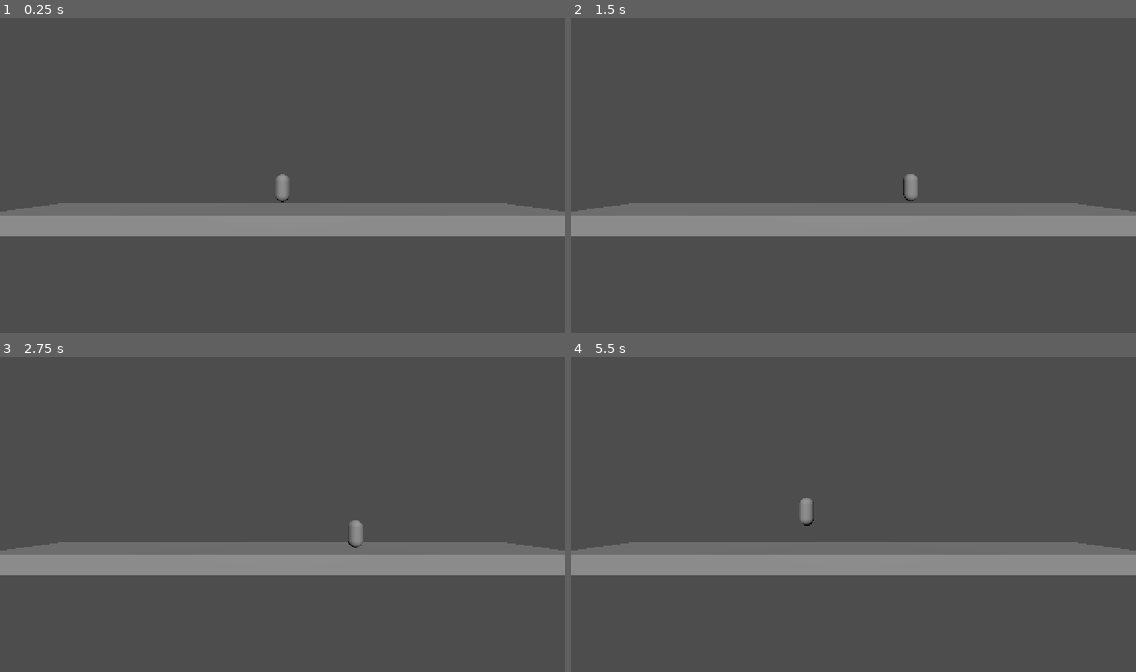
Above: before the commit, frames 1-4 (two rows, left to right).
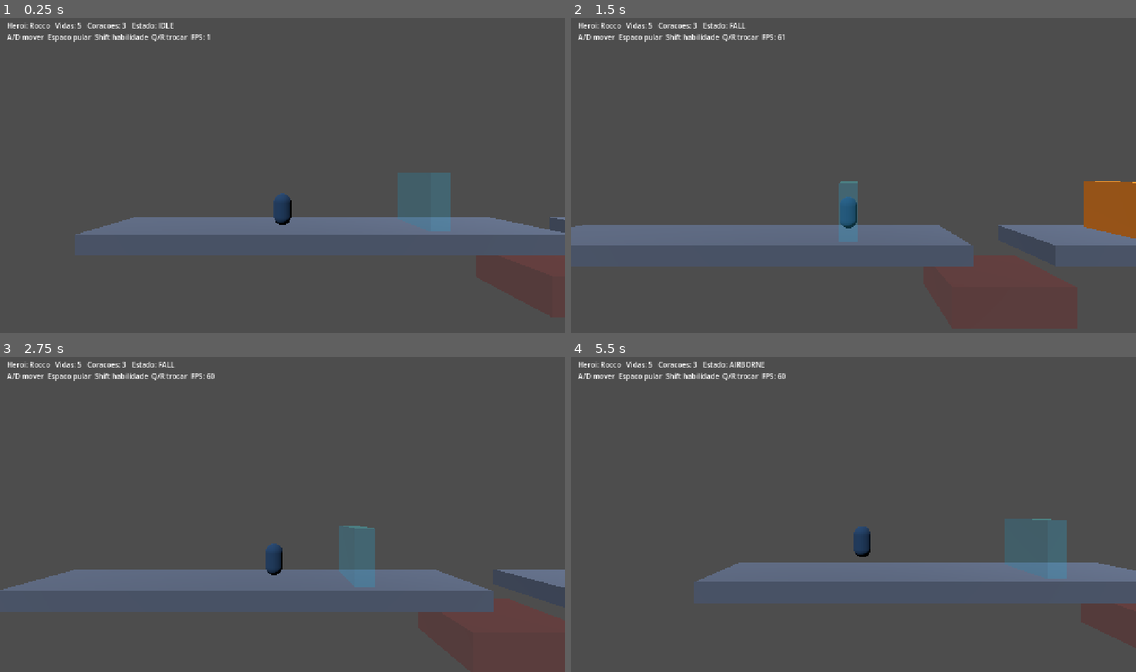
Above: after the commit, the same moments.

Repository: MayconMeneses/Nebulance
Game: Godot game, scene res://tests/scenes/playground.tscn
The game is run twice, just before and just after one commit, with the same random seed, the same clock (stepped at 60 frames per second) and the same inputs. Before the commit the project starts from res://tests/scenes/test_platform_scene.tscn.
Inputs:
- Up to frame 1 (0.25 s): no input
- Up to frame 2 (1.5 s): hold D (move_right) 0.53-1.28 s; hold Shift (special) 0.53-1.28 s; tap Space (jump) at 0.77, 0.8, 1.07, 1.35 s; hold A (move_left) from 1.28 s (still down)
- Up to frame 3 (2.75 s): tap Space (jump) at 1.52, 1.82 s; tap Shift (special) at 1.55 s; release A (move_left) at 2.03 s; hold D (move_right) from 2.03 s (still down); hold Space (jump) from 2.03 s (still down); tap E (interact) at 2.1 s
- Up to frame 4 (5.5 s): release Space (jump) at 2.78 s; tap Shift (special) at 2.85, 4.55 s; tap Space (jump) at 3.02, 3.32, 4.52, 4.82, 5.3 s; release D (move_right) at 3.53 s; hold Space (jump) 3.53-4.28 s; hold A (move_left) from 3.53 s (still down); tap R (swap_next) at 3.6 s; tap Q (swap_prev) at 4.35 s; hold Shift (special) from 5.03 s (still down)

The runs differ from the first frame. In frame 1, 13% of the frame differs, in the area x 0-100%, y 1-76%; in frame 2, 16%, in the area x 0-100%, y 1-79%; in frame 3, 16%; in frame 4, 15%.

Commit message:
Playground jogavel, benchmark, teste de alvo nao marcado e documentacao da Fase 2

Diff:
--- /dev/null
+++ b/game/actors/shared/placeholder_visual.gd
@@ -0,0 +1,27 @@
+class_name PlaceholderVisual
+extends Node3D
+## Visual PROVISORIO dos herois (capsula colorida pela paleta do PDF). Sera trocado pelos modelos 3D.
+
+const COLORS: Dictionary = {
+	&"rocco": Color("1C416B"),
+	&"zuri": Color("52368A"),
+	&"pipa": Color("F2EDE2"),
+}
+
+var _mesh: MeshInstance3D
+var _material: StandardMaterial3D
+
+
+func _init() -> void:
+	_mesh = MeshInstance3D.new()
+	_mesh.mesh = CapsuleMesh.new()
+	_material = StandardMaterial3D.new()
+	_mesh.material_override = _material
+	add_child(_mesh)
+
+
+func show_hero(profile: HeroProfile) -> void:
+	var capsule := _mesh.mesh as CapsuleMesh
+	capsule.radius = profile.capsule_radius
+	capsule.height = profile.capsule_height
+	_material.albedo_color = COLORS.get(profile.hero_id, Color.WHITE)
--- a/project.godot
+++ b/project.godot
@@ -6,7 +6,7 @@
 [application]
 
 config/name="NEBULANCE: As Sementes do Colapso"
-run/main_scene="res://tests/scenes/test_platform_scene.tscn"
+run/main_scene="res://tests/scenes/playground.tscn"
 config/features=PackedStringArray("4.7", "GL Compatibility")
 
 [audio]
--- a/tests/run_tests.gd
+++ b/tests/run_tests.gd
@@ -5,7 +5,7 @@
 
 const SUITES: Array[String] = [
 	"suite_foundation", "asset_pipeline_checks", "skills_checks",
-	"suite_controller", "suite_swap", "suite_abilities", "suite_vitals", "suite_camera",
+	"suite_controller", "suite_swap", "suite_abilities", "suite_vitals", "suite_camera", "suite_playground",
 ]
 
 var _failures: int = 0
--- /dev/null
+++ b/tests/scenes/playground.gd
@@ -0,0 +1,146 @@
+extends Node3D
+## Cena de playtest do nucleo de controles (graybox). Teclado/gamepad via InputMap.
+## Modo benchmark: executavel com  -- --bench  (entrada roteirizada; grava e imprime FPS).
+
+const DATA: String = "res://game/actors/data/"
+const BENCH_WARMUP: float = 2.0
+const BENCH_SECONDS: float = 15.0
+
+var rig: TrioRig
+var _label: Label
+var _visual: PlaceholderVisual
+var _bench: bool = false
+var _bench_time: float = 0.0
+var _frame_times: PackedFloat32Array = PackedFloat32Array()
+var _script_input: ScriptedInput = ScriptedInput.new()
+
+
+func _ready() -> void:
+	_bench = "--bench" in OS.get_cmdline_user_args()
+	_build_level()
+	_build_rig()
+	var cam := SideCamera.new()
+	cam.target = rig.body
+	cam.position = Vector3(0.0, 3.0, 12.0)
+	add_child(cam)
+	var sun := DirectionalLight3D.new()
+	sun.rotation_degrees = Vector3(-50.0, -30.0, 0.0)
+	add_child(sun)
+	var layer := CanvasLayer.new()
+	_label = Label.new()
+	_label.position = Vector2(16.0, 12.0)
+	layer.add_child(_label)
+	add_child(layer)
+
+
+func _process(delta: float) -> void:
+	_label.text = "Heroi: %s   Vidas: %d   Coracoes: %d   Estado: %s\nA/D mover  Espaco pular  Shift habilidade  Q/R trocar  FPS: %d" % [
+			rig.body.profile.display_name, rig.vitals.lives, rig.vitals.hearts,
+			MovementState.State.keys()[rig.body.state], Engine.get_frames_per_second()]
+	if _bench:
+		_run_bench(delta)
+
+
+func _build_rig() -> void:
+	rig = TrioRig.new()
+	var profiles: Array[HeroProfile] = []
+	for id in ["rocco", "zuri", "pipa"]:
+		profiles.append(load(DATA + id + ".tres") as HeroProfile)
+	rig.profiles = profiles
+	rig.difficulty = load(DATA + "difficulty_adventure.tres") as DifficultyProfile
+	rig.use_input_reader = not _bench
+	rig.position = Vector3(0.0, 1.0, 0.0)
+	add_child(rig)
+	_visual = PlaceholderVisual.new()
+	rig.body.add_child(_visual)
+	_visual.show_hero(profiles[0])
+	rig.hero_changed.connect(_visual.show_hero)
+	if _bench:
+		rig.body.intent_provider = _script_input.read
+
+
+func _build_level() -> void:
+	_box(Vector3(2.0, -0.5, 0.0), Vector3(24.0, 1.0, 4.0))
+	_box(Vector3(40.0, -0.5, 0.0), Vector3(44.0, 1.0, 4.0))
+	_zone(PhysicsLayers.ABYSS, Vector3(16.0, -3.0, 0.0), Vector3(6.0, 2.0, 4.0), Color(0.6, 0.0, 0.0, 0.3))
+	_zone(PhysicsLayers.CHECKPOINT, Vector3(8.0, 1.5, 0.0), Vector3(1.0, 3.0, 3.0), Color(0.2, 0.8, 1.0, 0.3))
+	var barrier := ImpactBarrier.new()
+	_add_shape(barrier, Vector3(1.5, 3.0, 3.0), Color(0.9, 0.5, 0.1))
+	barrier.position = Vector3(24.0, 1.5, 0.0)
+	add_child(barrier)
+	_box(Vector3(31.0, 2.0, 0.0), Vector3(6.0, 1.0, 4.0))
+	_box(Vector3(46.0, 3.5, 0.0), Vector3(8.0, 1.0, 4.0))
+	_zone(PhysicsLayers.CLIMBABLE, Vector3(41.5, 2.25, 0.0), Vector3(1.2, 4.5, 3.0), Color(0.3, 0.9, 0.4, 0.3))
+	_zone(PhysicsLayers.HAZARD, Vector3(36.0, 0.5, 0.0), Vector3(2.0, 1.0, 3.0), Color(0.9, 0.1, 0.1, 0.5))
+	_zone(PhysicsLayers.WIND, Vector3(54.0, 6.0, 0.0), Vector3(4.0, 12.0, 3.0), Color(0.7, 0.9, 1.0, 0.25), Vector3(0.0, 23.0, 0.0))
+
+
+func _box(pos: Vector3, size: Vector3) -> void:
+	var body := StaticBody3D.new()
+	body.collision_layer = PhysicsLayers.WORLD
+	body.collision_mask = 0
+	_add_shape(body, size, Color(0.35, 0.4, 0.5))
+	body.position = pos
+	add_child(body)
+
+
+func _add_shape(parent: Node3D, size: Vector3, color: Color) -> void:
+	var cs := CollisionShape3D.new()
+	var box := BoxShape3D.new()
+	box.size = size
+	cs.shape = box
+	parent.add_child(cs)
+	var mi := MeshInstance3D.new()
+	var mesh := BoxMesh.new()
+	mesh.size = size
+	var mat := StandardMaterial3D.new()
+	mat.albedo_color = color
+	mesh.material = mat
+	mi.mesh = mesh
+	parent.add_child(mi)
+
+
+func _zone(layer: int, pos: Vector3, size: Vector3, color: Color, wind: Vector3 = Vector3.ZERO) -> void:
+	var zone := LevelZone.new()
+	zone.zone_layer = layer
+	zone.size = size
+	zone.wind_push = wind
+	zone.position = pos
+	add_child(zone)
+	var mi := MeshInstance3D.new()
+	var mesh := BoxMesh.new()
+	mesh.size = size
+	var mat := StandardMaterial3D.new()
+	mat.albedo_color = color
+	mat.transparency = BaseMaterial3D.TRANSPARENCY_ALPHA
+	mesh.material = mat
+	mi.mesh = mesh
+	zone.add_child(mi)
+
+
+func _run_bench(delta: float) -> void:
+	_bench_time += delta
+	_script_input.move_axis = 1.0
+	if int(_bench_time * 60.0) % 90 == 0:
+		_script_input.press_jump()
+	if _bench_time > BENCH_WARMUP:
+		_frame_times.append(delta)
+	if _bench_time >= BENCH_WARMUP + BENCH_SECONDS:
+		_report_bench()
+
+
+func _report_bench() -> void:
+	var sorted: Array = Array(_frame_times)
+	sorted.sort()
+	var total: float = 0.0
+	for t in sorted:
+		total += t
+	var p99: float = sorted[int(sorted.size() * 0.99)]
+	var line: String = "BENCH frames=%d avg_fps=%.1f p1_low_fps=%.1f worst_ms=%.1f gpu=%s renderer=%s" % [
+			sorted.size(), sorted.size() / total, 1.0 / p99, sorted[-1] * 1000.0,
+			RenderingServer.get_video_adapter_name(), RenderingServer.get_current_rendering_method()]
+	print(line)
+	var f := FileAccess.open("user://bench.txt", FileAccess.WRITE)
+	f.store_line(line)
+	f.close()
+	get_tree().quit(0)
--- /dev/null
+++ b/tests/scenes/playground.tscn
@@ -0,0 +1,6 @@
+[gd_scene load_steps=2 format=3]
+
+[ext_resource type="Script" path="res://tests/scenes/playground.gd" id="1_play"]
+
+[node name="Playground" type="Node3D"]
+script = ExtResource("1_play")
--- a/tests/unit/suite_abilities.gd
+++ b/tests/unit/suite_abilities.gd
@@ -36,6 +36,15 @@
 	TestWorld.rec(out, "TC-006 parede comum NAO e atravessada pela investida", wall.body.global_position.x < 2.2,
 			"(x=%.2f)" % wall.body.global_position.x)
 	wall.dispose()
+
+	var unmarked := TestWorld.create(tree, 0)
+	var barrier4: ImpactBarrier = unmarked.add_barrier(Vector3(3.0, 1.5, 0.0), Vector3(1.0, 3.0, 3.0))
+	barrier4.remove_from_group(&"impact_target")
+	await unmarked.step(20)
+	unmarked.input.press_special()
+	await unmarked.step(40)
+	TestWorld.rec(out, "TC-006 alvo com on_impacted mas NAO marcado (fora do grupo) nao quebra", not barrier4.is_broken)
+	unmarked.dispose()
 
 	var zuri := TestWorld.create(tree, 1)
 	var barrier3: ImpactBarrier = zuri.add_barrier(Vector3(3.0, 1.5, 0.0), Vector3(1.0, 3.0, 3.0))
--- /dev/null
+++ b/tests/unit/suite_playground.gd
@@ -0,0 +1,22 @@
+extends RefCounted
+## Smoke da cena jogavel: carrega, monta o trio e o heroi pousa no piso sem erros.
+
+
+func run(tree: SceneTree) -> Array:
+	var out: Array = []
+	var packed: PackedScene = load("res://tests/scenes/playground.tscn")
+	TestWorld.rec(out, "playground: cena carrega", packed != null)
+	if packed == null:
+		return out
+	var scene: Node = packed.instantiate()
+	tree.get_root().add_child(scene)
+	for i in 90:
+		await tree.physics_frame
+	var rig: TrioRig = scene.get("rig") as TrioRig
+	TestWorld.rec(out, "playground: trio montado", rig != null and rig.body != null)
+	if rig != null:
+		TestWorld.rec(out, "playground: heroi pousa no piso", rig.body.is_on_floor(), "(y=%.2f)" % rig.body.global_position.y)
+		TestWorld.rec(out, "playground: Rocco ativo no inicio", rig.body.profile.hero_id == &"rocco")
+		TestWorld.rec(out, "playground: vidas e coracoes iniciais", rig.vitals.lives == 5 and rig.vitals.hearts == 3)
+	scene.queue_free()
+	return out
Not shown, added: game/actors/shared/placeholder_visual.gd.uid
Not shown, added: tests/scenes/playground.gd.uid
Not shown, added: tests/unit/suite_playground.gd.uid
Not shown, added: docs/ADR/0005-controller-unico-e-troca.md
Not shown, added: docs/CONTROLS.md
Not shown, added: docs/QA_PLAN.md
Not shown, added: docs/REPORTS/phase-02.md
Not shown, changed: docs/REQUIREMENTS_MATRIX.md
